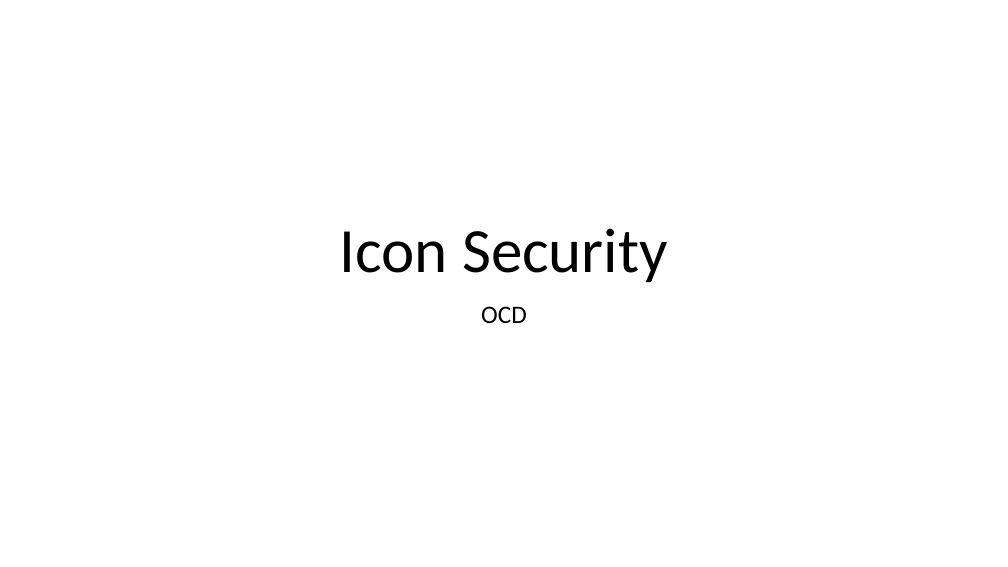
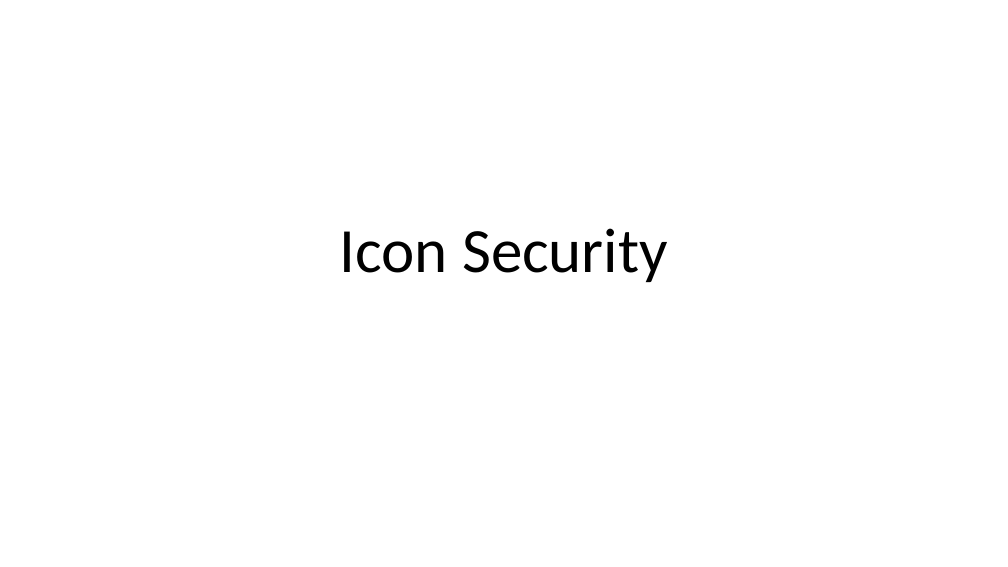
Before and after one commit to edufaction/CYBERDEF, a slide deck: slide 1 of Ressources/images.src/CYBERDEF101-icons-V1r2.pptx. Drawn at 1008x567 pixels with LibreOffice and Linux fonts; fonts in the diff are those of the drawing. Boxes give left, top, right and bottom in pixels: in the first picture for what was removed or moved away, otherwise in the second. Text is boxed around its words. In the diff, an @@ line names an element or a change of style, - is before the commit and + after.

```diff
--- a/Ressources/images.src/CYBERDEF101-icons-V1r2.pptx
+++ b/Ressources/images.src/CYBERDEF101-icons-V1r2.pptx
@@ subtitle removed at [481, 306, 527, 323] @@
-OCD
```
Also in this commit, not shown: 1 other slide changed, 41 other files.
